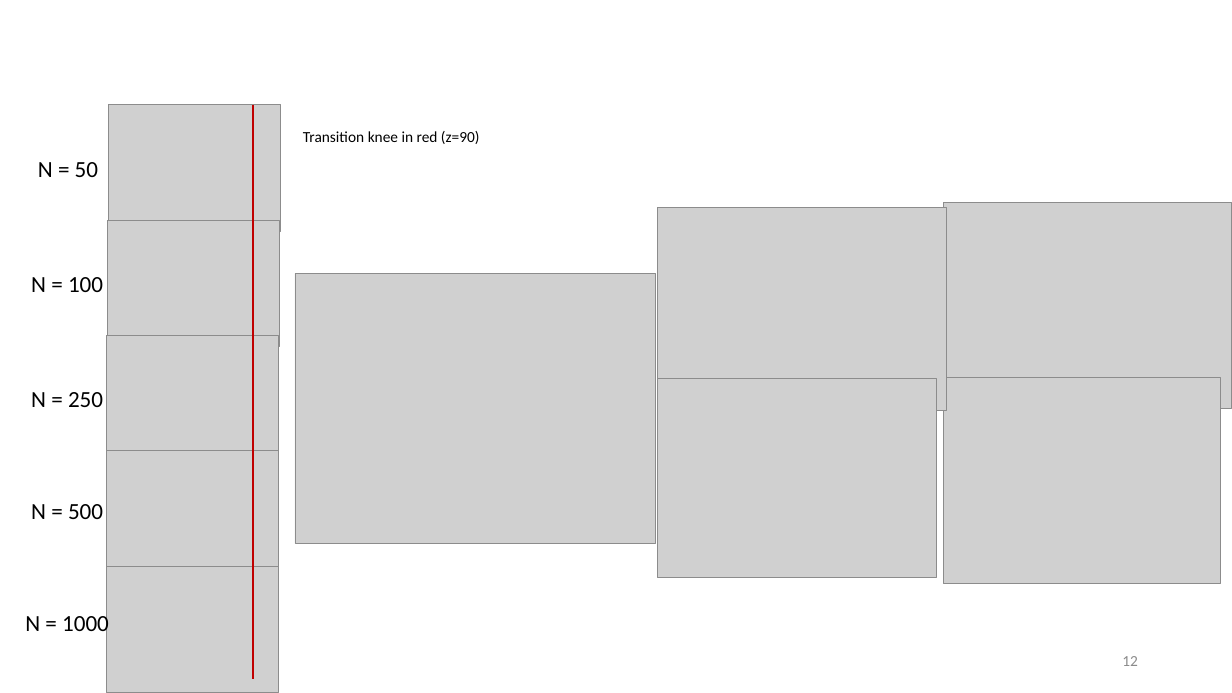
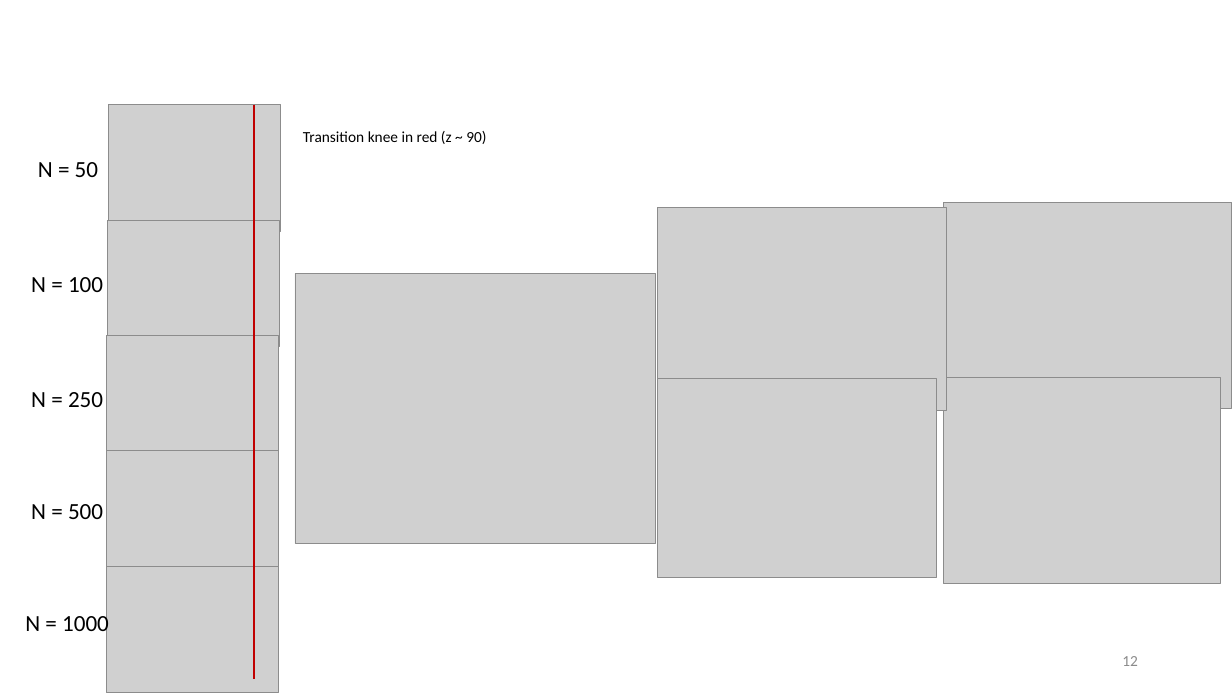
Before and after one commit to tyokokur/presentations, a slide deck: slide 12 of NAF.pptx. Drawn at 1232x693 pixels with LibreOffice and Linux fonts; fonts in the diff are those of the drawing; grey boxes stand for pictures; background and template pictures are left out. Boxes give left, top, right and bottom in pixels: in the first picture for what was removed or moved away, otherwise in the second. Text is boxed around its words. In the diff, an @@ line names an element or a change of style, - is before the commit and + after.

Commit message:
autocommit

```diff
--- a/NAF.pptx
+++ b/NAF.pptx
@@ text at [303,131,486,144]: text changed @@
-Transition knee in red (z=90)
+Transition knee in red (z ~ 90)
```
